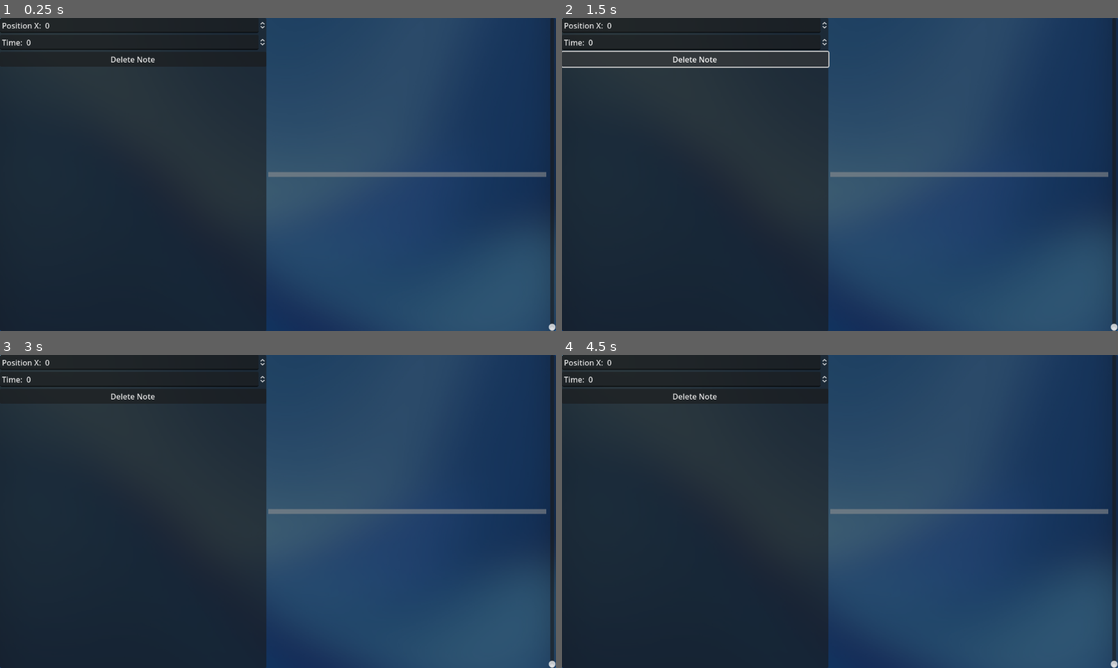
Above: before the commit, frames 1-4 (two rows, left to right).
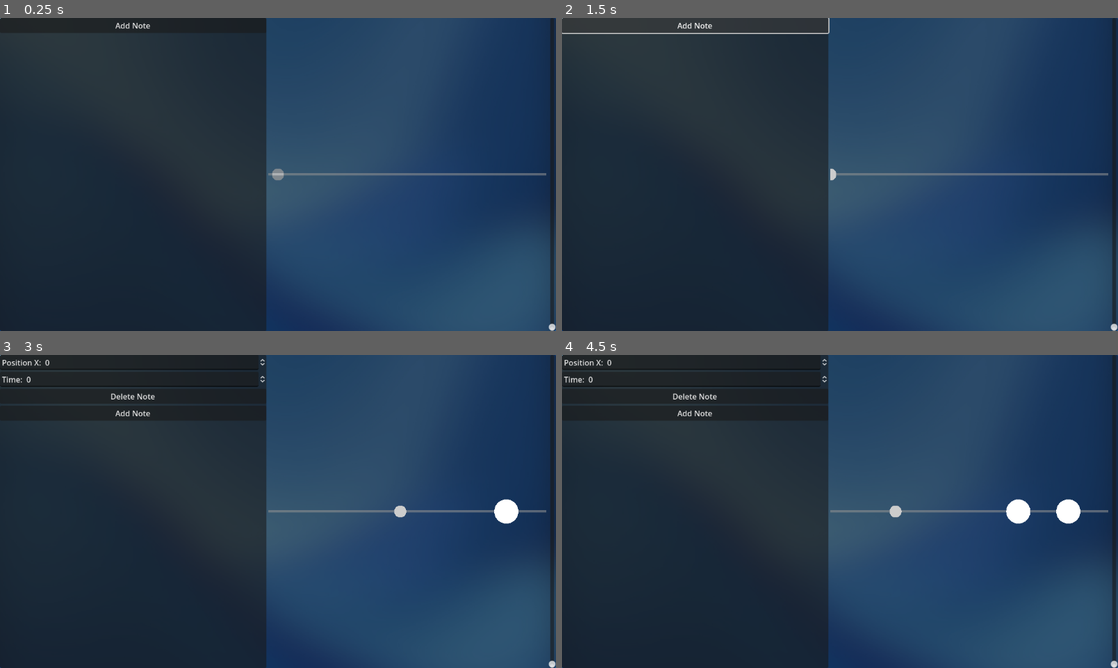
Above: after the commit, the same moments.

Repository: thezqs/Duality
Game: Godot game, scene res://editor/root_editor.tscn
The game is run twice, just before and just after one commit, with the same random seed, the same clock (stepped at 60 frames per second) and the same inputs. Sound files missing from this copy of the repository are replaced by a short silence.
Inputs (mouse positions are in pixels of both pictures, inside the frame that each line leads up to):
- Up to frame 1 (0.25 s): no input
- Up to frame 2 (1.5 s): click "Delete Note" (after the commit: "Add Note") at 0.5 s; click "Delete Note" (after the commit: "Add Note") at 1.25 s
- Up to frame 3 (3 s): click "Delete Note" (after the commit: "Add Note") at 2 s; move the mouse to (400, 495) at 2.77 s; click (400, 495) at 2.92 s
- Up to frame 4 (4.5 s): tap Enter at 3.5 s; drag from (728, 527) to (967, 511) at 3.52 s; tap Space at 4.25 s; move the mouse to (895, 442) at 4.27 s; click (895, 442) at 4.42 s

The runs differ from the first frame. In frame 1, 1.0% of the frame differs, in the area x 0-99%, y 1-52%; in frame 2, 1.9%, in the area x 0-99%, y 0-52%; in frame 3, 0.8%; in frame 4, 1.0%.

Commit message:
mejoras de el editor (correccion de bugs y manejo de notas)

Diff:
--- a/core/Resources/song_resource.gd
+++ b/core/Resources/song_resource.gd
@@ -1,14 +1,15 @@
 extends Resource
+
 ## Un recurso especial para las canciones
 class_name SongResource
 
-## Todas las dificultades disponibles para elegir.
+## Todas las dificultades disponibles para elegir. [br]
 ## SD es facil, HD es medio, 4K (cuatro k) es dificil y 8K (ocho k) es insano
 enum DIFFICULTIES {SD,HD, FOUR_K, EIGHT_K}
 
 @export_category("general")
 
-## El nombre ded la cancion
+## El nombre de la cancion
 @export var song_name: String
 
 ## El nombre de el artista que hizo la cancion
@@ -31,7 +32,9 @@
 
 @export_category("animation")
 
-## Todos los loops contenidos.
+## Todos los loops contenidos. [br]
+## [b]Nota:[/b] Para acceder a un loop tienes que pasarle un ID ([int])
+## y esto te dara un [AanimationLoop]
 @export var loops_libary: Dictionary = {}
 
 ## La secuencia de loops
@@ -39,12 +42,12 @@
 
 @export_category("chart")
 
-## Se usa para acceder a las notas de las lineas.
-## Se accede con el ID de una linea (int) y te retorna un array que contiene
-## el tiempo (float) y la posicion (float) de la nota.
+## Se usa para acceder a las notas de las lineas. [br]
+## [b]Nota:[/b] Se accede con el ID de una linea ([int]) y te retorna un [Array] que contiene
+## el tiempo ([float]) y la posicion ([float]) de la nota.
 @export var lines: Dictionary = {}
 
-## Se usa para acceder a las notas de las torres.
-## Se accede con el ID de una torre (int) y te retorna un array que contiene
-## el tiempo (float) de la nota.
+## Se usa para acceder a las notas de las torres. [br]
+## [b]Nota:[/b] Se accede con el ID de una torre ([int]) y te retorna un [Array] que contiene
+## el tiempo ([float]) de la nota.
 @export var towers: Dictionary = {}
--- a/core/animation_loop_player.gd
+++ b/core/animation_loop_player.gd
@@ -1,4 +1,5 @@
 extends AnimationPlayerPlus
+
 ## Un nodo encargado de editar, reproducir y compilar AnimationLoops.
 class_name AnimationLoopPlayer
 
@@ -31,7 +32,7 @@
 	set = _set_mode
 
 ## Todos los loops contenidos.
-## Los loops se guardan [clave/int] : [loop/AnimationLoop].
+## [b]Nota:[/b] Los loops se guardan [clave/int] : [loop/AnimationLoop].
 var loops_libary: Dictionary = {}:
 	set = set_loops_libary
 
--- a/core/globals/manager.gd
+++ b/core/globals/manager.gd
@@ -1,4 +1,6 @@
 extends Node
+
+signal current_time_changed(new_current_time: float)
 
 ## Puntos de la partida
 var points: int = 0
@@ -7,7 +9,12 @@
 var viewport_size_x: float
 
 ## Tiempo actual de la cancion
-var current_time: float = 0
+var current_time: float = 0:
+	set(new):
+		## queremos que todo se ejecute si algo de verdad ha cambiado.
+		if current_time != new:
+			current_time = new
+			current_time_changed.emit(new)
 
 func _ready() -> void:
 	viewport_size_x = get_viewport().get_visible_rect().size.x
--- a/core/line_2d.gd
+++ b/core/line_2d.gd
@@ -1,5 +1,6 @@
 extends Line2D
 
+## La linea tipica de el juego.
 class_name Line
 
 ## Define el ncho por defecto de la linea
@@ -19,6 +20,9 @@
 
 ## Contiene las notas activas en el momento de la ejecucion
 var current_notes: Dictionary = {}
+
+## Una variable de solo lectura para obtener el ancho actual de la linea
+var current_horizontal_size: float = 576.0
 
 ## Una variable que controla si la linea esta activada o apagada.
 var is_activated: bool = false:
@@ -64,9 +68,6 @@
 
 		current_horizontal_size = horizontal_size
 
-## Una variable de solo lectura para obtener el ancho actual de la linea
-var current_horizontal_size: float = 576.0
-
 func _physics_process(_delta: float) -> void:
 	if is_activated:
 		pointer.position.x = clamp(get_local_mouse_position().x, -current_horizontal_size, current_horizontal_size)
@@ -88,21 +89,30 @@
 
 		var weight = (current_time - times.time_init) / denominator
 
-		note.position.y = lerp(-viewport_size_x, 0, weight)
+		note.position.y = lerp(-viewport_size_x, 0.0, weight)
 		note.position.x = times.orig_x * width_multiplicer
 
-func add_note(pos_x: float, time_init: float, time_end: float):
+func _on_area_entered(area: Area2D, is_aciert: bool) -> void:
+	if area == lostLine or not is_activated or area.is_in_group("Line"): return
+
+	Manager.points += int(is_aciert)
+
+	if Editor.editor_mode: return
+
+	area.queue_free()
+	current_notes.erase(area)
+
+
+## Añade una nota y retorna la nota añadida
+func add_note(pos_x: float, time_init: float, time_end: float) -> Note:
 	var note_ins = NOTE_SCENE.instantiate()
+
+	pos_x = clamp(pos_x, -WIDTH, WIDTH)
+
 	note_ins.position.x = pos_x * width_multiplicer
 
 	add_child(note_ins)
 
 	current_notes[note_ins] = {"time_init" : time_init, "time_end" : time_end, "orig_x" : pos_x}
 
-func _on_area_entered(area: Area2D, is_aciert: bool) -> void:
-	if area == lostLine or not is_activated or area.is_in_group("Line"): return
-
-	Manager.points += int(is_aciert)
-
-	area.queue_free()
-	current_notes.erase(area)
+	return note_ins
--- a/editor/globals/editor.gd
+++ b/editor/globals/editor.gd
@@ -10,13 +10,70 @@
 ## Define los pixeles de radio de cada clave
 const KEY_PX_SIZE = 10
 
-var bpm = 150
+## Define cuántos steps hay en un Beat
+const STEPS_PER_BEAT = 16
 
-## Variable que se usa para definir el hancho de la cancion en el editor.
+## variable que define el modo editor
+var editor_mode: bool = false
+
+## Define el tiempo que tiene el jugador para ver la nota.
+## O, en otras palabras, define la variable que se resta al tiempo actual
+## para definir el tiempo de aparicion de la nota.
+## (Nota: Esta variable esta en steps, no en segundos)
+var time_before_note: int = 8
+
+## Una variable cache para obtener el bpm de la cancion en edicion actual
+var bpm: float = 150.0
+
+## Una variable cache para obtener los steps por segundo
+var steps_per_second: float
+
+## Variable que se usa para definir el ancho de la cancion en el editor.
 var song_px_size: float = 0:
 	set(new):
 		song_px_size = new
 		song_px_size_changed.emit(new)
 
-## variable que define la cancion actual
+## Variable que define la cancion actual
 var song_resource: SongResource
+
+## Variable de solo lectura para obtener el tiempo actual en steps
+var current_time_steps: float = 0.0
+
+## actualiza la variable cache steps_per_secon
+func _update_conversion_cache() -> void:
+	steps_per_second = (bpm / 60.0) * STEPS_PER_BEAT
+
+## Actualiza la variable current_time_steps
+func _current_time_changed(new_time):
+	current_time_steps = seconds_to_steps(new_time)
+
+
+## Iniciar el editor. (Esta funcion no habre la escena del editor)
+func start_editing():
+	if not Manager.current_time_changed.is_connected(_current_time_changed):
+		Manager.current_time_changed.connect(_current_time_changed)
+
+	editor_mode = true
+
+## Detener el editor. (Esta funcion no cierra la escena del editor)
+func stop_editing():
+	if Manager.current_time_changed.is_connected(_current_time_changed):
+		Manager.current_time_changed.disconnect(_current_time_changed)
+
+	editor_mode = false
+
+
+## Convierte un tiempo en segundos a su equivalente en steps del editor.
+func seconds_to_steps(seconds: float) -> float:
+	if steps_per_second == 0: return 0.0
+	return seconds * steps_per_second
+
+## Convierte una cantidad de steps a tiempo en segundos.
+func steps_to_seconds(steps: float) -> float:
+	if steps_per_second == 0: return 0.0
+	return steps / steps_per_second
+
+## Función auxiliar para obtener la posición en píxeles basada en segundos
+func seconds_to_px(seconds: float) -> float:
+	return seconds_to_steps(seconds) * PX_PER_STEP
--- /dev/null
+++ b/editor/line_editor.gd
@@ -0,0 +1,77 @@
+extends Control
+
+class_name LineEditor
+
+## Nota Seleccionada actualmente
+var note_select: Note = null:
+	set(new):
+		note_select = new
+
+		if new != null:
+			%NotePropertyContainer.visible = true
+
+## Define si se esta en modo arrastre
+var drag: = false
+
+func _ready() -> void:
+	Editor.start_editing()
+
+	var stream: AudioStream = %AudioStreamPlayer.stream
+	var stream_seconds = stream.get_length()
+
+	@warning_ignore("integer_division")
+	var stream_beats = stream_seconds * (Editor.bpm / 60)
+	var stream_steps = stream_beats * 16
+	Editor.song_px_size = stream_steps * Editor.PX_PER_STEP
+
+	Editor._update_conversion_cache()
+
+	%Line.width_multiplicer = 1
+	%Line.is_activated = true
+
+func _process(delta: float) -> void:
+	if not drag:
+		Manager.current_time = %AudioStreamPlayer.get_playback_position()
+
+func _on_time_spin_box_value_changed(value: float) -> void:
+	return
+
+func _on_position_x_spin_box_value_changed(value: float) -> void:
+	return
+
+func _on_delete_note_button_pressed() -> void:
+	pass # Replace with function body.
+
+func _on_sub_viewport_container_gui_input(event: InputEvent) -> void:
+	if event is InputEventMouseButton:
+		match event.button_index:
+			MOUSE_BUTTON_LEFT:
+				var pos_x = event.position.x * 1.5
+
+				print(Manager.current_time)
+
+				print(Editor.current_time_steps)
+
+				var current_time_steps = snapped(Editor.current_time_steps, 1.0)
+				var time_init_steps = current_time_steps - Editor.time_before_note
+				var time_init_seg = Editor.steps_to_seconds(time_init_steps)
+
+				print(time_init_seg)
+				print(Editor.steps_to_seconds(current_time_steps))
+
+				note_select = %Line.add_note(pos_x, time_init_seg, Editor.steps_to_seconds(current_time_steps) )
+
+
+func _on_v_slider_drag_ended(value_changed: bool) -> void:
+	drag = false
+
+func _on_v_slider_drag_started() -> void:
+	drag = true
+
+func _on_v_slider_value_changed(value: float) -> void:
+	if drag:
+		Manager.current_time = Editor.steps_to_seconds(value)
+		%AudioStreamPlayer.seek(Editor.steps_to_seconds(value))
+		%AudioStreamPlayer.play(Editor.steps_to_seconds(value))
+		await get_tree().process_frame
+		%AudioStreamPlayer.stop()
--- a/editor/root_editor.gd
+++ /dev/null
@@ -1,33 +0,0 @@
-extends Control
-
-class_name LineEditor
-
-## Nota Seleccionada actualmente
-var note_select: Note = null
-
-## Define si se esta en modo arrastre
-var darg: = false
-
-func _ready() -> void:
-	var stream: AudioStream = %AudioStreamPlayer.stream
-	var stream_seconds = stream.get_length()
-
-	@warning_ignore("integer_division")
-	var stream_beats = stream_seconds * (Editor.bpm / 60)
-	var stream_steps = stream_beats * 16
-	Editor.song_px_size = stream_steps * Editor.PX_PER_STEP
-
-
-func _on_time_spin_box_value_changed(value: float) -> void:
-	if darg: return
-
-
-
-
-func _on_position_x_spin_box_value_changed(value: float) -> void:
-	if darg: return
-
-
-
-func _on_delete_note_button_pressed() -> void:
-	pass # Replace with function body.
--- a/editor/root_editor.tscn
+++ b/editor/root_editor.tscn
@@ -1,6 +1,6 @@
 [gd_scene load_steps=5 format=3 uid="uid://bpip07qgqvpp7"]
 
-[ext_resource type="Script" path="res://editor/root_editor.gd" id="1_02br5"]
+[ext_resource type="Script" path="res://editor/line_editor.gd" id="1_02br5"]
 [ext_resource type="Texture2D" uid="uid://fkl1x8ncsj7" path="res://editor/background.png" id="3_6b24g"]
 [ext_resource type="PackedScene" uid="uid://cmnoxpkxctjxr" path="res://line_2d.tscn" id="4_0pt4v"]
 [ext_resource type="AudioStream" uid="uid://77pt0i7yqdcv" path="res://Electro-Light - Throwback [NCS Release].mp3" id="9_kyt1k"]
@@ -46,20 +46,29 @@
 layout_mode = 2
 size_flags_horizontal = 3
 
-[node name="VBoxContainer" type="VBoxContainer" parent="HBoxContainer/PanelContainer"]
+[node name="VBoxContainer3" type="VBoxContainer" parent="HBoxContainer/PanelContainer"]
 layout_mode = 2
 
-[node name="PositionXSpinBox" type="SpinBox" parent="HBoxContainer/PanelContainer/VBoxContainer"]
+[node name="NotePropertyContainer" type="VBoxContainer" parent="HBoxContainer/PanelContainer/VBoxContainer3"]
+unique_name_in_owner = true
+visible = false
+layout_mode = 2
+
+[node name="PositionXSpinBox" type="SpinBox" parent="HBoxContainer/PanelContainer/VBoxContainer3/NotePropertyContainer"]
 layout_mode = 2
 prefix = "Position X: "
 
-[node name="TimeSpinBox" type="SpinBox" parent="HBoxContainer/PanelContainer/VBoxContainer"]
+[node name="TimeSpinBox" type="SpinBox" parent="HBoxContainer/PanelContainer/VBoxContainer3/NotePropertyContainer"]
 layout_mode = 2
 prefix = "Time: "
 
-[node name="DeleteNoteButton" type="Button" parent="HBoxContainer/PanelContainer/VBoxContainer"]
+[node name="DeleteNoteButton" type="Button" parent="HBoxContainer/PanelContainer/VBoxContainer3/NotePropertyContainer"]
 layout_mode = 2
 text = "Delete Note"
+
+[node name="AddNoteButton" type="Button" parent="HBoxContainer/PanelContainer/VBoxContainer3"]
+layout_mode = 2
+text = "Add Note"
 
 [node name="SubViewportContainer" type="SubViewportContainer" parent="HBoxContainer"]
 layout_mode = 2
@@ -73,9 +82,10 @@
 [node name="Node2D" type="Node2D" parent="HBoxContainer/SubViewportContainer/SubViewport"]
 
 [node name="Camera2D" type="Camera2D" parent="HBoxContainer/SubViewportContainer/SubViewport/Node2D"]
-ignore_rotation = false
+zoom = Vector2(0.5, 0.5)
 
-[node name="Line2D" parent="HBoxContainer/SubViewportContainer/SubViewport/Node2D" instance=ExtResource("4_0pt4v")]
+[node name="Line" parent="HBoxContainer/SubViewportContainer/SubViewport/Node2D" instance=ExtResource("4_0pt4v")]
+unique_name_in_owner = true
 
 [node name="VSlider" type="VSlider" parent="HBoxContainer"]
 layout_mode = 2
@@ -84,6 +94,11 @@
 unique_name_in_owner = true
 stream = ExtResource("9_kyt1k")
 
-[connection signal="value_changed" from="HBoxContainer/PanelContainer/VBoxContainer/PositionXSpinBox" to="." method="_on_position_x_spin_box_value_changed"]
-[connection signal="value_changed" from="HBoxContainer/PanelContainer/VBoxContainer/TimeSpinBox" to="." method="_on_time_spin_box_value_changed"]
-[connection signal="pressed" from="HBoxContainer/PanelContainer/VBoxContainer/DeleteNoteButton" to="." method="_on_delete_note_button_pressed"]
+[connection signal="value_changed" from="HBoxContainer/PanelContainer/VBoxContainer3/NotePropertyContainer/PositionXSpinBox" to="." method="_on_position_x_spin_box_value_changed"]
+[connection signal="value_changed" from="HBoxContainer/PanelContainer/VBoxContainer3/NotePropertyContainer/TimeSpinBox" to="." method="_on_time_spin_box_value_changed"]
+[connection signal="pressed" from="HBoxContainer/PanelContainer/VBoxContainer3/NotePropertyContainer/DeleteNoteButton" to="." method="_on_delete_note_button_pressed"]
+[connection signal="pressed" from="HBoxContainer/PanelContainer/VBoxContainer3/AddNoteButton" to="." method="_on_delete_note_button_pressed"]
+[connection signal="gui_input" from="HBoxContainer/SubViewportContainer" to="." method="_on_sub_viewport_container_gui_input"]
+[connection signal="drag_ended" from="HBoxContainer/VSlider" to="." method="_on_v_slider_drag_ended"]
+[connection signal="drag_started" from="HBoxContainer/VSlider" to="." method="_on_v_slider_drag_started"]
+[connection signal="value_changed" from="HBoxContainer/VSlider" to="." method="_on_v_slider_value_changed"]
--- a/project.godot
+++ b/project.godot
@@ -18,8 +18,8 @@
 
 [autoload]
 
+Manager="*res://core/globals/manager.gd"
 Editor="*res://editor/globals/editor.gd"
-Manager="*res://core/globals/manager.gd"
 
 [display]
 
